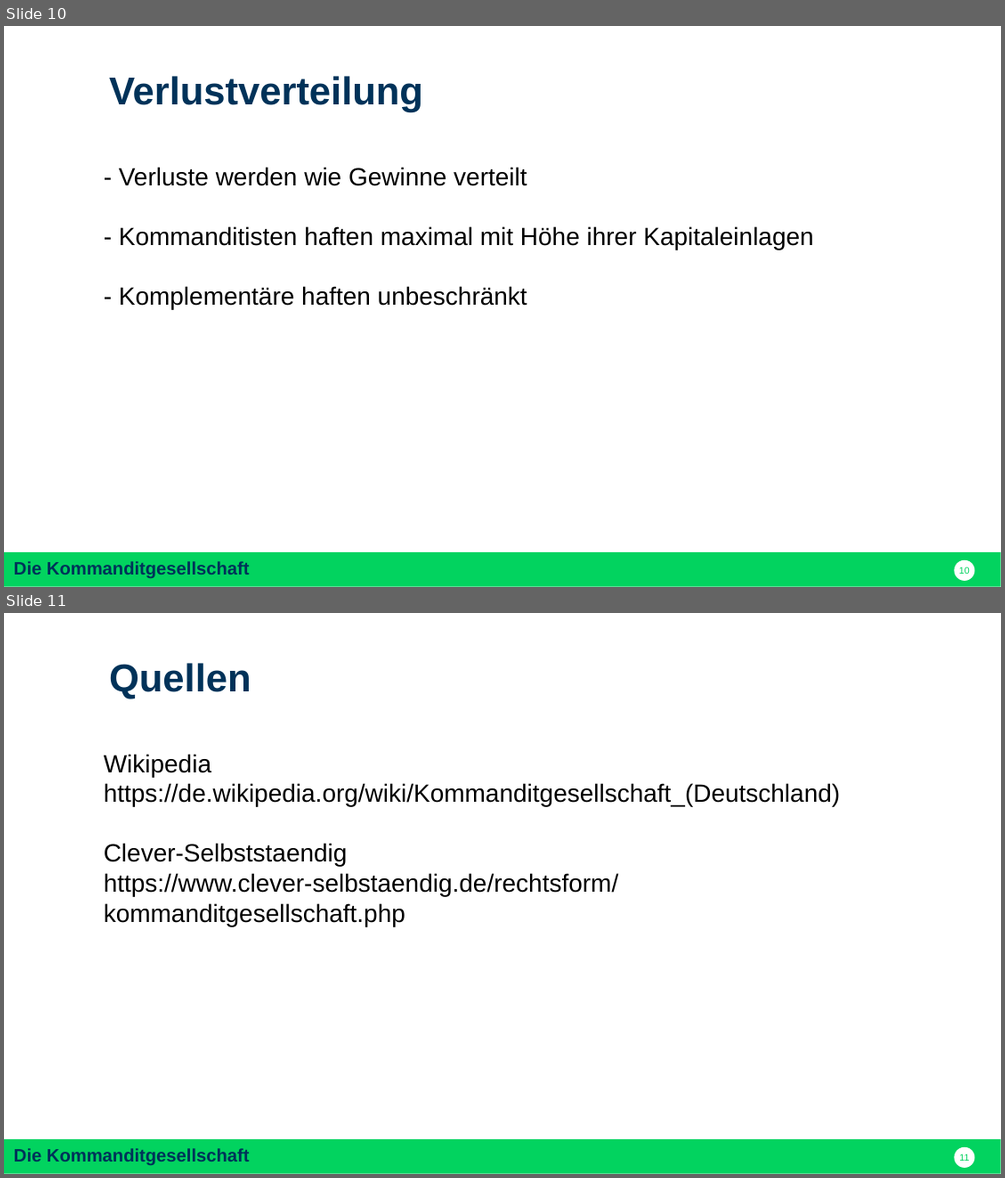
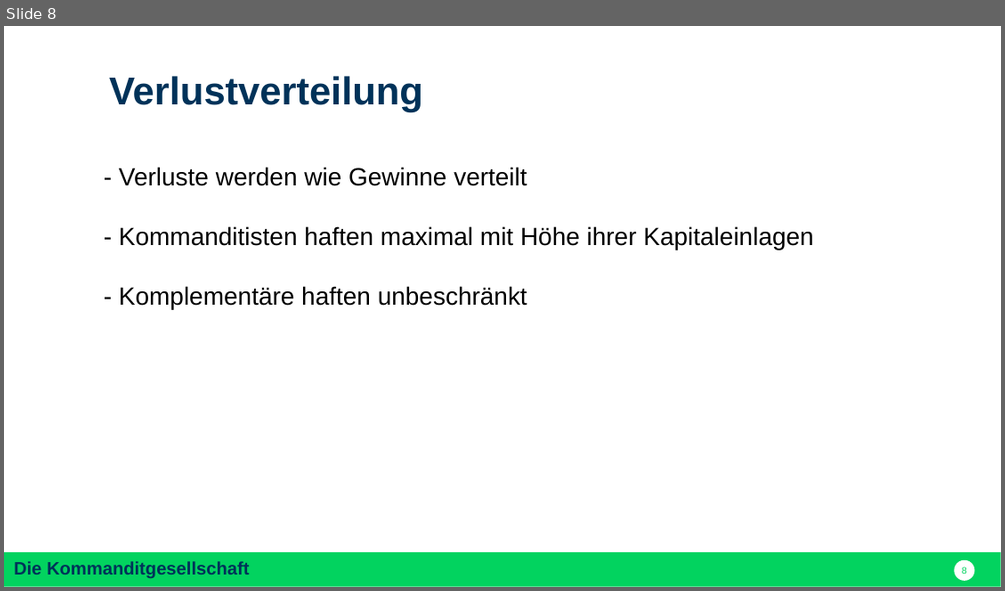
Before and after one commit to nodeg/exercises, a slide deck: Referat_BWP_KG_dom.pptx. Shown one above the other, each under a label of ours: slides 10 and 11 before the commit, slide 8 after it. The pictures are 1005x1178 and 1005x591 pixels, drawn with LibreOffice and Linux fonts; fonts in the diff are those of the drawing. Boxes give left, top, right and bottom in pixels: in the first picture for what was removed or moved away, otherwise in the second. Text is boxed around its words. In the diff, an @@ line names an element or a change of style, - is before the commit and + after.

```diff
--- a/Referat_BWP_KG_dom.pptx
+++ b/Referat_BWP_KG_dom.pptx
@@ slide 11 removed at (x1=4, y1=613, x2=1001, y2=1174), background #FFFFFF; not listed: 2 template elements that a slide beside it also shows @@
@@ text removed at (x1=109, y1=663, x2=251, y2=699) @@
-Quellen
@@ text removed at (x1=104, y1=754, x2=840, y2=926) @@
-Wikipedia
-https://de.wikipedia.org/wiki/Kommanditgesellschaft_(Deutschland)
-Clever-Selbststaendig
-https://www.clever-selbstaendig.de/rechtsform/kommanditgesellschaft.php
@@ what was slide 10 is now slide 8 @@
@@ page number at (x1=962, y1=566, x2=967, y2=573): text changed @@
-10
+8
```
Also in this commit, not shown: 2 other slides removed.
